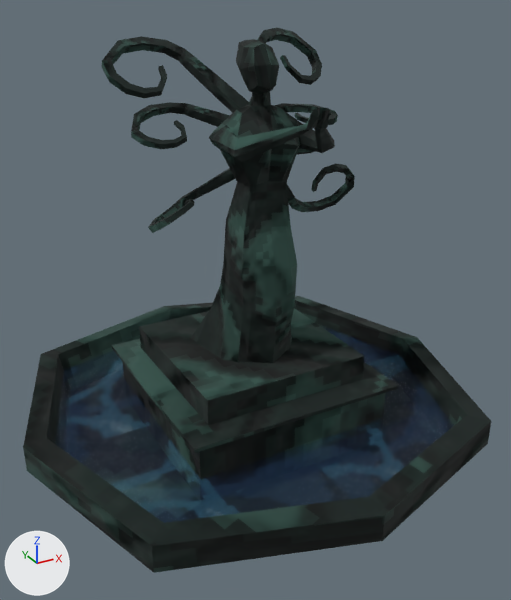
What one commit did to the glTF model objetos glb/Estatua-fuente.glb.
Both versions are drawn from a camera (50 mm lens) standing at (-1.81, -3.32, 2.46) and looking at (-0.07, -0.16, 0.88). The axes (+X, +Y, +Z) are drawn at lower left. The lights are the same throughout. The first picture is the older version. Vertices at exactly the same position are counted once.

In view in the first picture: 'Mujer-col'.
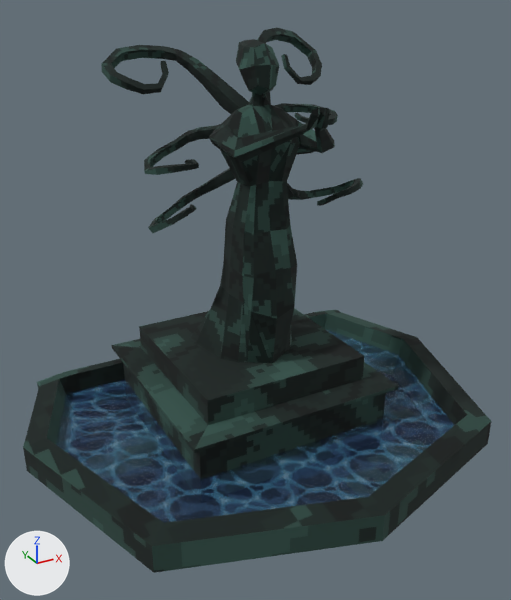
The newer file is also rescaled (x0.968), turned or shifted as a whole; pictures and numbers use the older file's frame.

Where the change shows, as pixel boxes [x1, y1, x2, y2] in the pictures (511 x 600 px; the box of a moved part takes in the faces that stretch with it):
'Mujer-col', surface changed, reshaped
    both: [23, 27, 491, 573]
part 1 of me_cube_001, moved or reshaped
    before: [102, 36, 355, 230]
    after: [101, 45, 363, 230]
part 2 of me_cube_001, reshaped
    before: [23, 296, 415, 468]
    after: [23, 310, 415, 468]
part 3 of me_cube_001, moved or reshaped
    before: [280, 55, 314, 85]
    after: [281, 54, 314, 85]
part 4 of me_cube_001, surface changed
    both: [23, 40, 491, 571]
part 5 of me_cube_001, recoloured
    both: [23, 37, 491, 571]

What changed in the scene script:
```text
Change mat_agua:
    where n2 = _N.new('ShaderNodeMath'); n2.name = 'Math'
    n2.inputs[1].default_value: 0.184 -> 0.35  # 'Value'
Add mat_material:
    mat_material = principled_material('Material')
    mat_material.texture = img_textura_estatua
    mat_material.roughness = 1.0
Change me_cube_001:
    used by ob_mujer_col; location = (0.0, 0.0, 0.0)
    remove me_cube_001.from_pydata(...)  # 1098 vertices, 2152 faces; spans x -1.38..1.26, y -1.36..1.29, z -0.01..2.26
    add me_cube_001.from_pydata(...)  # 1146 vertices, 2248 faces; spans x -1.38..1.26, y -1.36..0.61, z -0.01..2.26
    me_cube_001 part 1: 313 vertices moved from x -0.7..0.67, y -0.41..0.38, z 1.25..2.24 to x -0.7..0.68, y -0.34..0.4, z 1.32..2.19; 27 vertices removed from x -0.42..0.42, y -0.04..0.15, z 1.37..1.85; 27 vertices added at x -0.36..0.41, y -0.15..0.14, z 1.33..1.64
    me_cube_001 part 2: 12 vertices moved from x -1.06..0.94, y 0.87..1.16, z -0.01..0.29 to x -1.16..1.04, y 0.55..0.58, z -0.01..0.28; 9 vertices removed from x -0.97..0.83, y 0.82..1.29, z -0.01..0.29; 57 vertices added at x -1.16..1.04, y 0.55..0.61, z -0.01..0.29
    me_cube_001 part 3: 14 vertices moved from x 0.32..0.42, y 0.14..0.27, z 1.98..2.12 to x 0.32..0.42, y 0.15..0.26, z 1.97..2.13; 6 vertices removed from x 0.34..0.44, y 0.18..0.27, z 2.0..2.1; 6 vertices added at x 0.34..0.44, y 0.19..0.26, z 1.99..2.11
    me_cube_001 part 4: 516 kept faces spanning x -1.38..1.26, y -1.36..0.61, z -0.01..2.24 get new texture (UV) coordinates
    me_cube_001 part 5: 1983 faces spanning x -1.38..1.26, y -1.36..0.61, z -0.01..2.26 switch from mat_textura_estatua to mat_material (picture img_textura_estatua)
```
